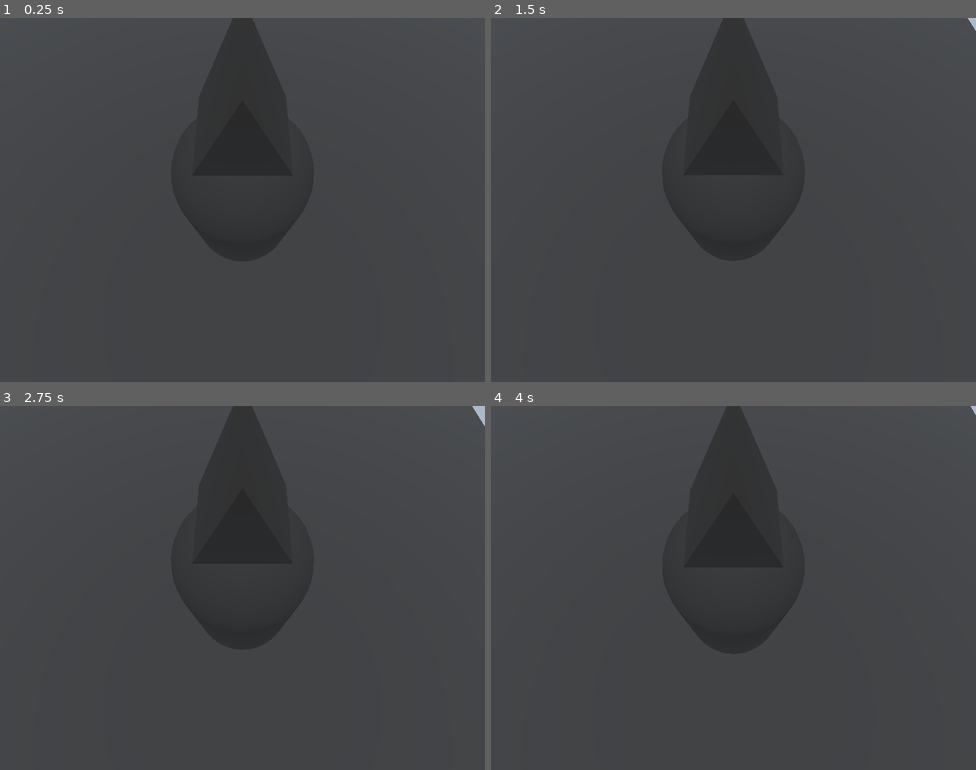
Above: before the commit, frames 1-4 (two rows, left to right).
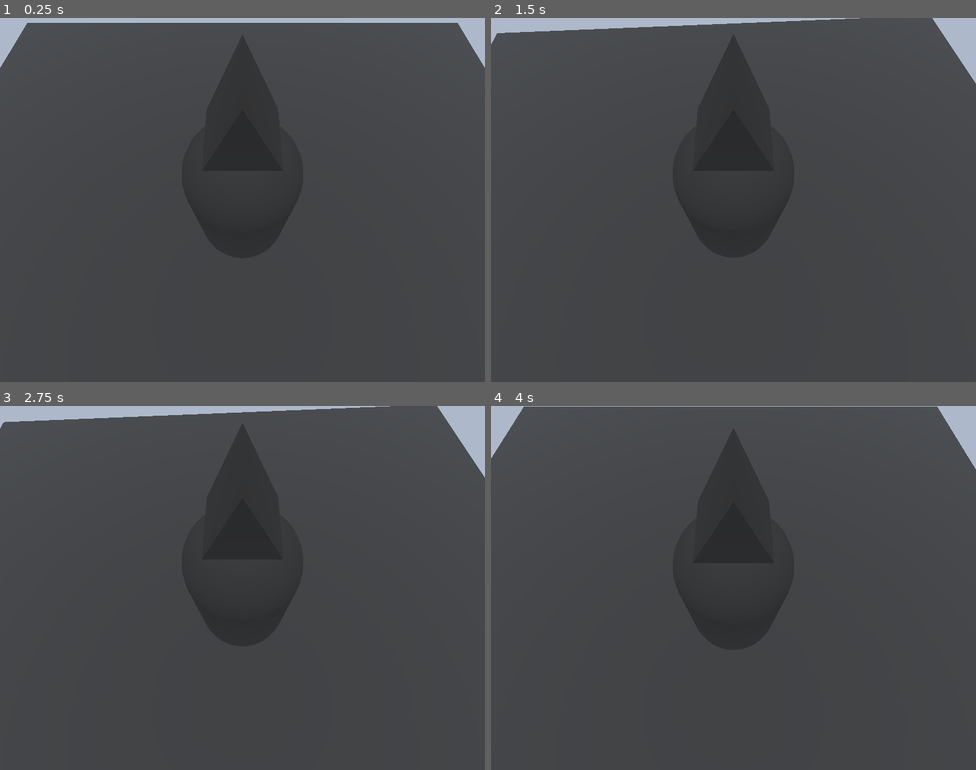
Above: after the commit, the same moments.

Repository: funhouse-ghoul/ChopShop
Game: Godot game, scene res://PrototypeScenes/FHGCS1.tscn
Two runs of this game, one before a commit and one after it. Both use one fixed random seed, a clock stepped at 60 frames per second and the inputs below.
Inputs:
- Up to frame 1 (0.25 s): no input
- Up to frame 2 (1.5 s): tap Enter at 0.5 s; tap Right (io+r) at 0.6 s; tap Space at 1.25 s; tap W (io+x) at 1.35 s
- Up to frame 3 (2.75 s): tap Enter at 2 s; tap D (io+y) at 2.1 s
- Up to frame 4 (4 s): tap Space at 2.75 s; tap Left (io-r) at 2.85 s; tap Enter at 3.5 s; hold S (io-x) from 3.53 s (still down)

The runs differ from the first frame. In frame 1, 2.5% of the frame differs, in the area x 0-100%, y 0-14%; in frame 2, 2.9%; in frame 3, 3.1%, in the area x 0-100%, y 0-20%; in frame 4, 1.8%.

Commit message:
cleaning up code before starting work

Diff:
--- a/Prefabs/caver.tscn
+++ b/Prefabs/caver.tscn
@@ -9,10 +9,13 @@
 radius = 3.5
 height = 10.0
 
+[sub_resource type="SphereShape3D" id="SphereShape3D_kgtat"]
+radius = 5.0
+
 [node name="Caver" unique_id=825253521 instance=ExtResource("1_o77wn")]
 
 [node name="PlayerSpringArm" parent="." index="2" unique_id=912092479]
-transform = Transform3D(0.99999994, 0, 0, 0, 1, 0, 0, 0, 0.99999994, 0, 2.0524967, -1.7835916)
+transform = Transform3D(0.99999994, 0, 0, 0, 1, 0, 0, 0, 0.99999994, 0, 2.25, -2)
 
 [node name="HeadMesh" type="MeshInstance3D" parent="." index="3" unique_id=775236689]
 transform = Transform3D(0.5, 0, 0, 0, 0.5, 0, 0, 0, 0.5, 0, 1.2439694, 0)
@@ -29,3 +32,10 @@
 [node name="CollisionShape3D" type="CollisionShape3D" parent="HeadMesh/Vision" index="0" unique_id=1655183957]
 transform = Transform3D(1, 0, 0, 0, -4.371139e-08, -1, 0, 1, -4.371139e-08, 0, -1.7736216, 4.9823)
 shape = SubResource("CapsuleShape3D_kgtat")
+
+[node name="SpacAware" type="Area3D" parent="HeadMesh" index="2" unique_id=433060464]
+transform = Transform3D(1, 0, 0, 0, 1, 0, 0, 0, 1, 0, -2.458331, 0)
+
+[node name="CollisionShape3D" type="CollisionShape3D" parent="HeadMesh/SpacAware" index="0" unique_id=902912294]
+transform = Transform3D(1, 0, 0, 0, -4.371139e-08, -1, 0, 1, -4.371139e-08, 0, 0, 0)
+shape = SubResource("SphereShape3D_kgtat")
--- a/Prefabs/player_character.tscn
+++ b/Prefabs/player_character.tscn
@@ -17,4 +17,4 @@
 shape = SubResource("CapsuleShape3D_kgtat")
 
 [node name="PlayerSpringArm" type="SpringArm3D" parent="." unique_id=912092479]
-transform = Transform3D(1, 0, 0, 0, 1, 0, 0, 0, 1, 0, 1.9199412, -2.393285)
+transform = Transform3D(1, 0, 0, 0, 1, 0, 0, 0, 1, 0, 2.25, -2)
--- a/Scripts/PlayerView.gd
+++ b/Scripts/PlayerView.gd
@@ -55,8 +55,9 @@
 	enemies.erase(enemy)
 	print(enemies)
 
+
+#Points camera ad middle distance between several focus points and player
 #Relies on enemies list
-#Points camera ad middle distance between several focus points and player
 func multifocus():
 	var rel_en_pos = player.position
 	for en in enemies:
